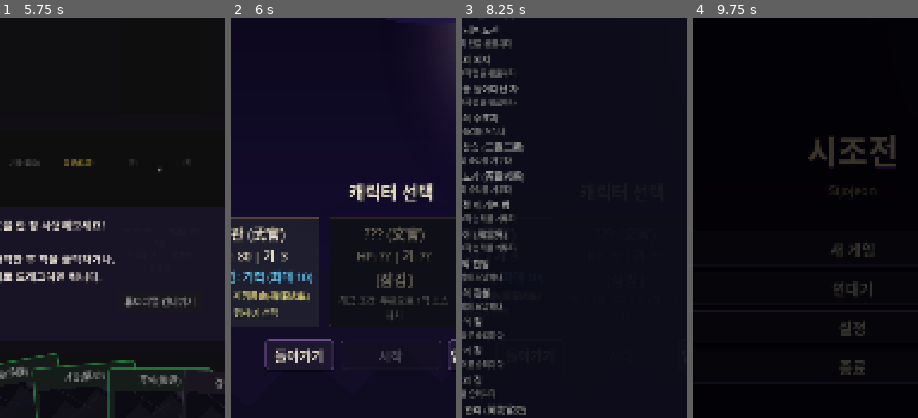
Above: before the commit, frames 1-4 (left to right).
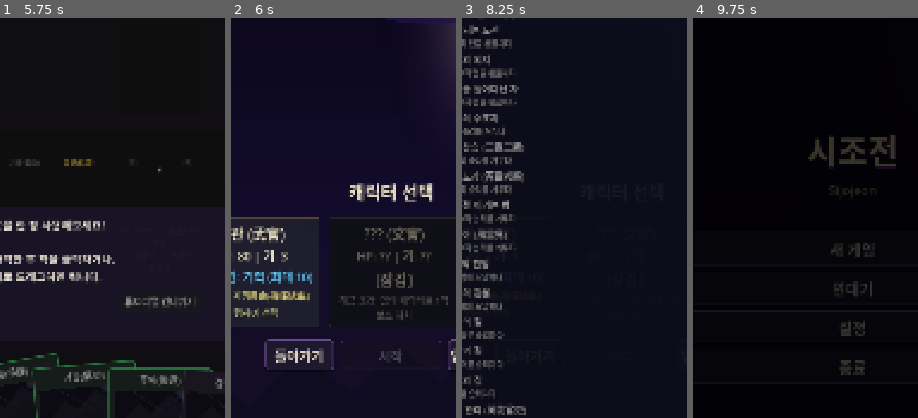
Above: after the commit, the same moments.

Repository: dongmin1213/Sijojeon
Game: Godot game, scene res://scenes/title/title_screen.tscn
Same seed, same stepped clock (60 frames per second), same inputs: the game is played once before the commit and once after it.
Inputs:
- Up to frame 1 (5.75 s): click "새 게임" at 0.5 s; click "튜토리얼 시작" at 1.25 s; click "▼" at 2 s; click "다음" at 2.75 s; click "다음" at 3.5 s; click "다음" at 4.25 s; click "다음" at 5 s
- Up to frame 2 (6 s): click "튜토리얼 건너뛰기" at 5.75 s
- Up to frame 3 (8.25 s): click "돌아가기" at 6.5 s; click "새 게임" at 7.25 s; click "업적 (0/32)" at 8 s
- Up to frame 4 (9.75 s): click "닫기" at 8.75 s; click "돌아가기" at 9.5 s
The pictures show only the part of the screen within x 14-64%, y 18-68%; the shares and areas given below are measured in that part.

Frame 1 is identical in both runs. In frame 2, 0.4% of the frame differs, in the area x 64-97%, y 69-76%; in frame 3, less than 0.1%; in frame 4, nothing differs.

Commit message:
feat: 보상 확대 + 아키타입 가중치 + 캐릭터 해금 완화 + 카드 제거 비용 인하 (ZER-263)
- 카드 보상 선택지 3→5장으로 확대
- 덱 내 아키타입 분석하여 50% 확률로 시너지 카드 1장 우선 포함
- DataLoader에 get_archetypes() 추가 (카드 풀 JSON의 archetypes 로드)
- 상점 유물 슬롯 2→3개로 확대
- 카드 제거 기본 비용 75→50으로 인하
- 문관 해금 조건: 무관 전용 → 임의 캐릭터로 1막 보스 처치

Co-Authored-By: Paperclip <noreply@paperclip.ing>

Diff:
--- a/data/characters/unlock_conditions.json
+++ b/data/characters/unlock_conditions.json
@@ -25,11 +25,11 @@
       "unlock_type": "act_clear",
       "unlock_condition": {
         "type": "act_clear",
-        "character": "mugwan",
+        "character": null,
         "act": 1,
         "required_count": 1
       },
-      "unlock_description": "무관으로 1막(Act 1) 보스를 처치한다.",
+      "unlock_description": "임의 캐릭터로 1막(Act 1) 보스를 처치한다.",
       "order": 2,
       "resource": "학식(學識)",
       "playstyle_summary": "학식 축적 → 취약 디버프 → 상소 AoE 폭발. 전략적 준비-실행 패턴.",
@@ -109,7 +109,7 @@
   "unlock_flow": {
     "description": "추천 해금 흐름 — 플레이어의 자연스러운 성장 경로.",
     "steps": [
-      "1. 무관(기본) → 무관으로 1막 클리어 → 문관 해금",
+      "1. 무관(기본) → 임의 캐릭터로 1막 클리어 → 문관 해금",
       "2. 무관 or 문관 보스 클리어 1회 → 궁수 해금",
       "3. 누적 5회 완주 → 의원 해금",
       "4. 의원 보스 클리어 1회 → 무당 해금",
--- a/data/unlock/unlock_conditions.json
+++ b/data/unlock/unlock_conditions.json
@@ -16,10 +16,10 @@
       "name_hanja": "文官",
       "unlock_type": "character_act_clear",
       "unlock_params": {
-        "character_id": "mugwan",
+        "character_id": "",
         "min_act": 1
       },
-      "unlock_description": {"ko": "무관으로 1막 보스 처치", "en": "Defeat Act 1 boss with Warrior"}
+      "unlock_description": {"ko": "임의 캐릭터로 1막 보스 처치", "en": "Defeat Act 1 boss with any character"}
     },
     {
       "id": "dosa",
--- a/scenes/character_select/character_select.gd
+++ b/scenes/character_select/character_select.gd
@@ -85,7 +85,15 @@
 				var params: Dictionary = cond.get("unlock_params", {})
 				var req_char: String = params.get("character_id", "")
 				var min_act: int = params.get("min_act", 1)
-				# 해당 캐릭터로 승리한 적이 있거나, best_act가 min_act 이상이면 해금
+				# 캐릭터 제한 없음 (빈 문자열): 아무 캐릭터로든 해당 막 보스 처치 시 해금
+				if req_char == "":
+					if stats.get("best_act", 0) > min_act:
+						return true
+					for cid in char_stats:
+						if char_stats[cid].get("victories", 0) > 0:
+							return true
+					return false
+				# 특정 캐릭터로 승리한 적이 있거나, best_act가 min_act 이상이면 해금
 				var req_char_stats: Dictionary = char_stats.get(req_char, {})
 				if req_char_stats.get("victories", 0) > 0:
 					return true
--- a/scenes/reward/reward.gd
+++ b/scenes/reward/reward.gd
@@ -2,7 +2,7 @@
 
 ## 전투 보상 씬. 골드 획득 + 카드 3택 1 선택.
 
-const CARD_OFFER_COUNT := 3
+const CARD_OFFER_COUNT := 5
 
 var reward_gold: int = 0
 var card_offers: Array[String] = []  # 제시된 카드 ID 목록
@@ -159,13 +159,69 @@
 	# 상민 신분: 카드 보상 선택지 +1
 	var offer_count: int = CARD_OFFER_COUNT + JibunSystem.get_card_offer_bonus(GameManager.run_data)
 
-	# 스타터 덱에 이미 있는 카드 제외하지 않음 (중복 허용 — StS 스타일)
-	# 셔플 후 선택
+	# 아키타입 가중치: 덱 내 카드 아키타입과 일치하는 카드를 50% 확률로 1장 이상 포함
+	var archetype_card := _pick_archetype_weighted_card(pool_cards)
+	if archetype_card != "" and randf() < 0.5:
+		card_offers.append(archetype_card)
+
+	# 나머지 슬롯 — 셔플 후 선택
 	var shuffled: Array[CardData] = pool_cards.duplicate()
 	shuffled.shuffle()
 
-	for i in mini(offer_count, shuffled.size()):
-		card_offers.append(shuffled[i].id)
+	for i in shuffled.size():
+		if card_offers.size() >= offer_count:
+			break
+		if shuffled[i].id not in card_offers:
+			card_offers.append(shuffled[i].id)
+
+
+## 덱 내 카드 아키타입을 분석하여 해당 아키타입의 카드를 1장 반환한다.
+func _pick_archetype_weighted_card(pool: Array[CardData]) -> String:
+	if GameManager.run_data == null:
+		return ""
+	var character_id: String = GameManager.run_data.character_id
+	var archetypes: Array = DataLoader.get_archetypes(character_id)
+	if archetypes.is_empty():
+		return ""
+
+	# 덱 카드 ID 수집
+	var deck_ids: Array = GameManager.run_data.deck.duplicate()
+
+	# 아키타입별 덱 내 존재 카드 수 집계
+	var archetype_scores: Dictionary = {}
+	for arch in archetypes:
+		var arch_id: String = arch.get("id", "")
+		var key_cards: Array = arch.get("key_cards", [])
+		var count := 0
+		for kid in key_cards:
+			for did in deck_ids:
+				if did == kid or did == kid + "+":
+					count += 1
+		if count > 0:
+			archetype_scores[arch_id] = count
+
+	if archetype_scores.is_empty():
+		return ""
+
+	# 가장 많은 아키타입 선택
+	var best_arch := ""
+	var best_count := 0
+	for arch_id in archetype_scores:
+		if archetype_scores[arch_id] > best_count:
+			best_count = archetype_scores[arch_id]
+			best_arch = arch_id
+
+	# 해당 아키타입의 key_cards에서 덱에 없는 카드를 반환
+	for arch in archetypes:
+		if arch.get("id", "") == best_arch:
+			var candidates: Array[String] = []
+			for kid in arch.get("key_cards", []):
+				if kid not in deck_ids and (kid + "+") not in deck_ids:
+					candidates.append(kid)
+			if not candidates.is_empty():
+				candidates.shuffle()
+				return candidates[0]
+	return ""
 
 
 func _display_card_offers() -> void:
--- a/scenes/shop/shop.gd
+++ b/scenes/shop/shop.gd
@@ -20,7 +20,7 @@
 }
 
 # 카드 제거 비용
-const REMOVAL_BASE_COST := 75
+const REMOVAL_BASE_COST := 50
 const REMOVAL_COST_INCREASE := 25
 const REMOVAL_MAX_COST := 200
 
@@ -631,14 +631,14 @@
 		rations_button.remove_theme_color_override("font_color")
 
 
-## 상점 유물 생성 (등급 가중치 기반 2개)
+## 상점 유물 생성 (등급 가중치 기반 3개)
 func _generate_shop_relics() -> void:
 	shop_relics.clear()
 	if GameManager.run_data == null:
 		return
 
 	var character_id: String = GameManager.run_data.character_id
-	for _i in 2:
+	for _i in 3:
 		var relic_id := RelicManager.roll_relic_reward("shop")
 		if relic_id == "":
 			continue
--- a/scripts/autoload/data_loader.gd
+++ b/scripts/autoload/data_loader.gd
@@ -12,6 +12,8 @@
 var _relic_rarity_table: Dictionary = {}
 # 캐릭터 스킬 데이터
 var _skills_data: Dictionary = {}
+# 카드 풀별 아키타입 데이터 (class → Array[Dictionary])
+var _archetypes: Dictionary = {}
 # 어센션 시스템 데이터
 var _ascension_data: Dictionary = {}
 
@@ -85,6 +87,12 @@
 		return
 
 	var pool: String = data.get("class", "common")
+
+	# 아키타입 데이터 저장
+	var archetypes = data.get("archetypes", [])
+	if archetypes is Array and not archetypes.is_empty():
+		_archetypes[pool] = archetypes
+
 	var cards_array = data.get("cards", [])
 	if not cards_array is Array:
 		return
@@ -212,6 +220,11 @@
 	return result
 
 
+## 캐릭터 카드 풀의 아키타입 배열을 반환한다.
+func get_archetypes(character_id: String) -> Array:
+	return _archetypes.get(character_id, [])
+
+
 func get_starter_deck(character_id: String) -> Array[String]:
 	if STARTER_DECKS.has(character_id):
 		# const Dictionary에서 꺼낸 Array는 untyped Variant이므로
